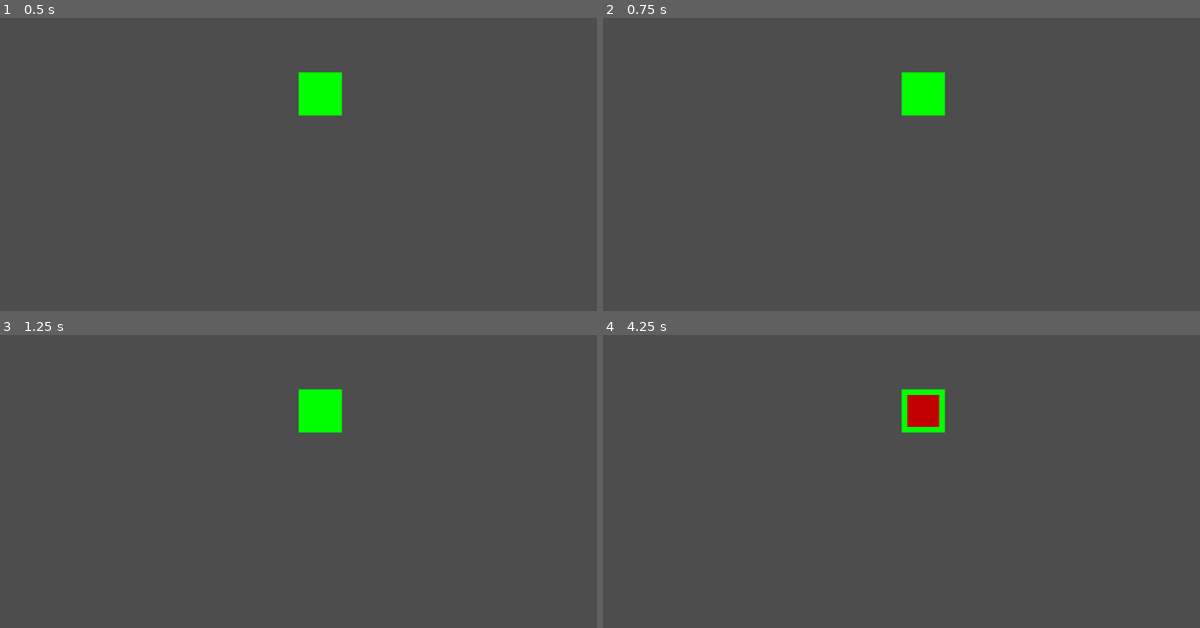
Above: before the commit, frames 1-4 (two rows, left to right).
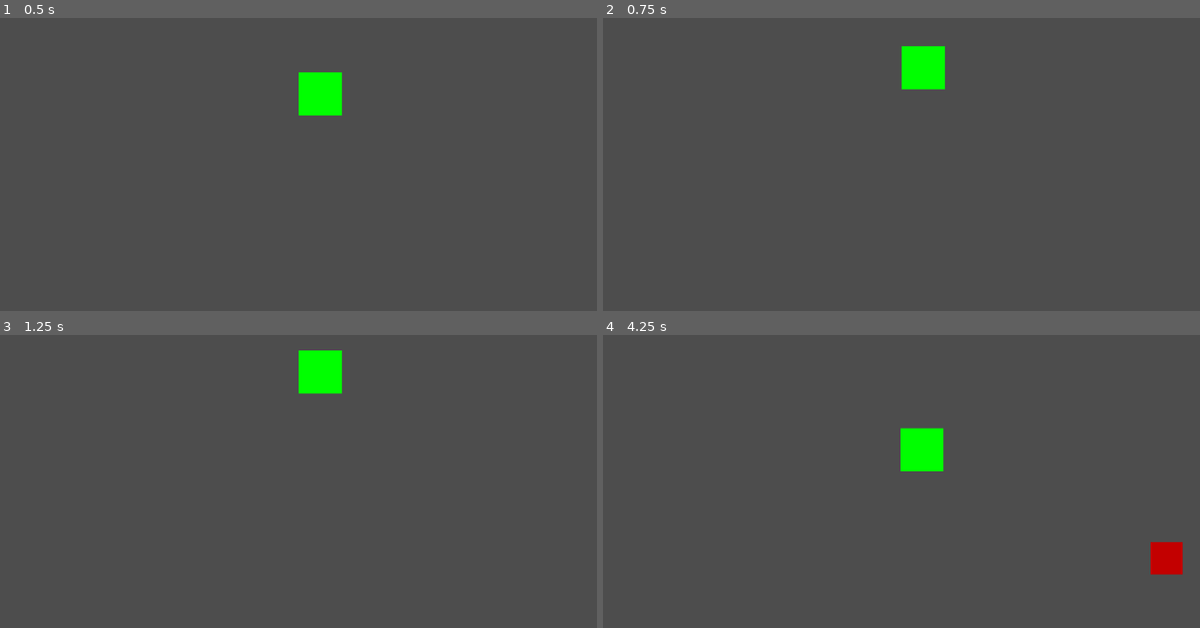
Above: after the commit, the same moments.

Repository: NemoDacremont/vampire_le_survivant
Game: Godot game, scene res://src/maps/first_map/map.tscn
The game is run twice, just before and just after one commit, with the same random seed, the same clock (stepped at 60 frames per second) and the same inputs. The project has no main scene, so this scene is started directly.
Inputs:
- Up to frame 1 (0.5 s): no input
- Up to frame 2 (0.75 s): tap Enter at 0.5 s; hold W (move_up) from 0.53 s (still down)
- Up to frame 3 (1.25 s): keep holding W (move_up)
- Up to frame 4 (4.25 s): tap Space at 2, 3.5 s; release W (move_up) at 2.03 s; hold A (move_left) 2.03-3.53 s; tap Enter at 2.75 s; hold S (move_down) from 3.53 s (still down)

Frame 1 is identical in both runs. In frame 2, 1.4% of the frame differs, in the area x 50-58%, y 9-34%; in frame 3, 2.0%; in frame 4, 2.6%, in the area x 49-98%, y 18-82%.

Commit message:
action group for movements

Diff:
--- a/project.godot
+++ b/project.godot
@@ -20,6 +20,7 @@
 "deadzone": 0.5,
 "events": [Object(InputEventKey,"resource_local_to_scene":false,"resource_name":"","device":-1,"window_id":0,"alt_pressed":false,"shift_pressed":false,"ctrl_pressed":false,"meta_pressed":false,"pressed":false,"keycode":0,"physical_keycode":65,"key_label":0,"unicode":113,"echo":false,"script":null)
 , Object(InputEventKey,"resource_local_to_scene":false,"resource_name":"","device":-1,"window_id":0,"alt_pressed":false,"shift_pressed":false,"ctrl_pressed":false,"meta_pressed":false,"pressed":false,"keycode":0,"physical_keycode":4194319,"key_label":0,"unicode":0,"echo":false,"script":null)
+, Object(InputEventKey,"resource_local_to_scene":false,"resource_name":"","device":0,"window_id":0,"alt_pressed":false,"shift_pressed":false,"ctrl_pressed":false,"meta_pressed":false,"pressed":false,"keycode":0,"physical_keycode":81,"key_label":0,"unicode":0,"echo":false,"script":null)
 ]
 }
 move_right={
@@ -32,6 +33,7 @@
 "deadzone": 0.5,
 "events": [Object(InputEventKey,"resource_local_to_scene":false,"resource_name":"","device":-1,"window_id":0,"alt_pressed":false,"shift_pressed":false,"ctrl_pressed":false,"meta_pressed":false,"pressed":false,"keycode":0,"physical_keycode":87,"key_label":0,"unicode":122,"echo":false,"script":null)
 , Object(InputEventKey,"resource_local_to_scene":false,"resource_name":"","device":-1,"window_id":0,"alt_pressed":false,"shift_pressed":false,"ctrl_pressed":false,"meta_pressed":false,"pressed":false,"keycode":0,"physical_keycode":4194320,"key_label":0,"unicode":0,"echo":false,"script":null)
+, Object(InputEventKey,"resource_local_to_scene":false,"resource_name":"","device":0,"window_id":0,"alt_pressed":false,"shift_pressed":false,"ctrl_pressed":false,"meta_pressed":false,"pressed":false,"keycode":0,"physical_keycode":90,"key_label":0,"unicode":0,"echo":false,"script":null)
 ]
 }
 move_down={
--- a/src/player/player.gd
+++ b/src/player/player.gd
@@ -25,8 +25,8 @@
 	self.position += velocity * delta
 
 func set_direction() -> void:
-	direction = Vector2(Input.is_action_pressed("ui_right"), Input.is_action_pressed("ui_down"))\
-	- Vector2(Input.is_action_pressed("ui_left"), Input.is_action_pressed("ui_up"))
+	direction = Vector2(Input.is_action_pressed("move_right"), Input.is_action_pressed("move_down"))\
+	- Vector2(Input.is_action_pressed("move_left"), Input.is_action_pressed("move_up"))
 
 
 func print_hp(new_hps) -> void:
